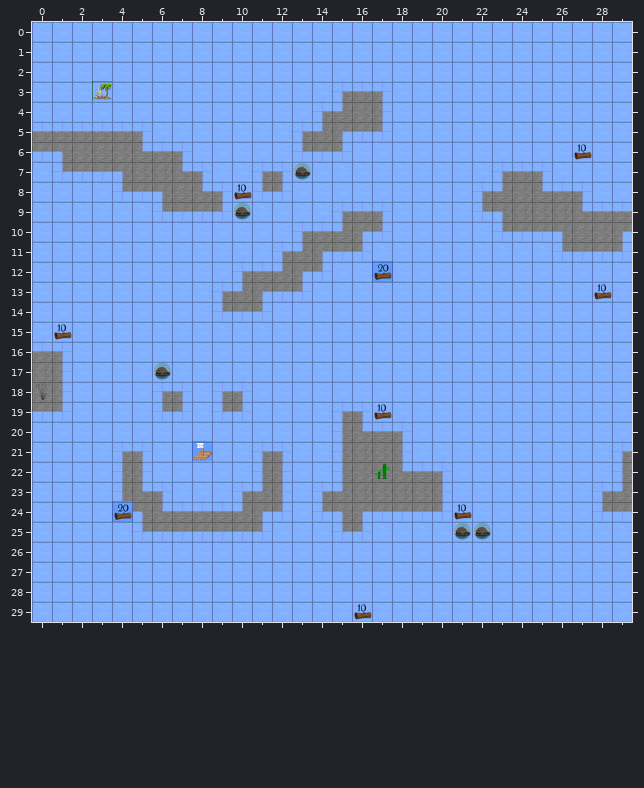
Two versions of a level (Tiled map (JSON), TechnicalPrototype/core/assets/levels/2MapTutorial.json). Above is the file before it was changed.
Cells are 48x48 px. Shown: x 0..29, y 0..29.
And afterwards:
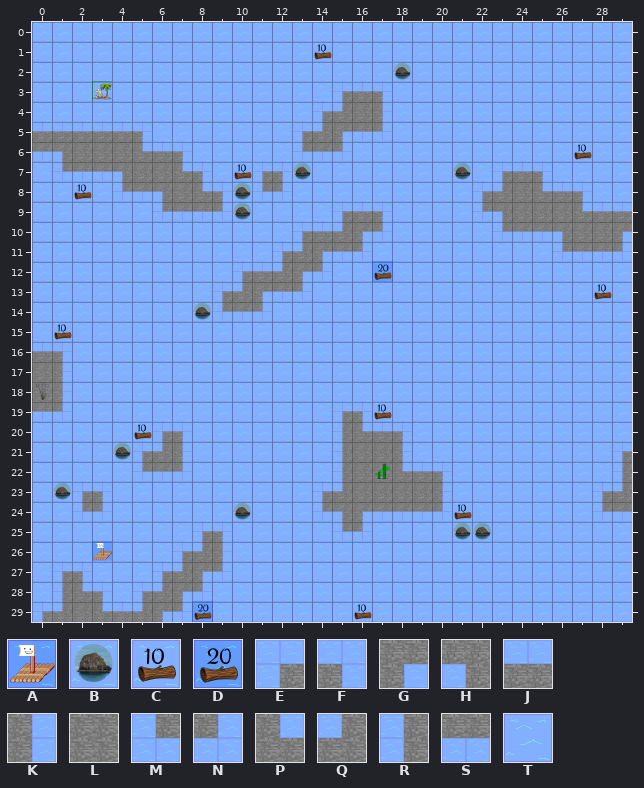
Key: from "updatedTiledSet": A 0 "Raft", B 7 "Rock", C 15 "Wood", D 22 "Wood", E 28 "Rock", F 29 "Rock", G 30 "Rock", H 31 "Rock", J 32 "Rock", K 33 "Rock", L 34 "Rock", M 35 "Rock", N 36 "Rock", P 37 "Rock", Q 38 "Rock", R 39 "Rock", S 40 "Rock", T 41 "Rock".
_ is an empty cell, # one hidden under a higher layer, . an unchanged one.
Commit message: Some updated tutorials and balancing
Changes in this commit:
--- layer "Environment"
@@ x 18..18 @@
- 2 T
+ 2 B
@@ x 10..21 @@
- 7 ...........T
- 8 #...........
+ 7 ...........B
+ 8 B...........
@@ x 8..8 @@
-14 T
+14 B
@@ x 0..12 @@
-17 ......B......
-18 ......EF.EF..
-19 ......MN.MN..
-20 ......TT.....
-21 ....EFTTA..EF
-22 ....RKTT...RK
-23 .TTTRPF...EQK
-24 ..TT#HPJJJQGN
-25 .....MSSSSSN.
-26 ...T...TTT...
-27 .TT...TTTT...
-28 .TTT.TTTT....
-29 TTTTTTTT.....
+17 ......T......
+18 ......TT.TT..
+19 ......TT.TT..
+20 ......EF.....
+21 ....BEQKT..TT
+22 ....TMSN...TT
+23 .BEFTTT...TTT
+24 ..MNTTTTTTBTT
+25 .....TTTEFTT.
+26 ...A...EQK...
+27 .EF...EQGN...
+28 .RPF.EQGN....
+29 EQLPJQGN.....
--- layer "Collectable"
@@ x 14..14 @@
- 1 _
+ 1 C
@@ x 2..10 @@
- 7 ........_
- 8 _.......C
+ 7 ........C
+ 8 C......._
@@ x 5..5 @@
-20 _
+20 C
@@ x 4..4 @@
-24 D
+24 _
@@ x 8..8 @@
-29 _
+29 D
Changed places in both pictures, as pixel boxes (x1, y1, x2, y2):
added: (314, 44, 332, 60)
changed: (393, 62, 411, 80)
changed: (233, 161, 253, 201)
changed: (453, 162, 471, 180)
added: (74, 184, 92, 200)
changed: (193, 302, 211, 320)
changed: (32, 362, 292, 622)
